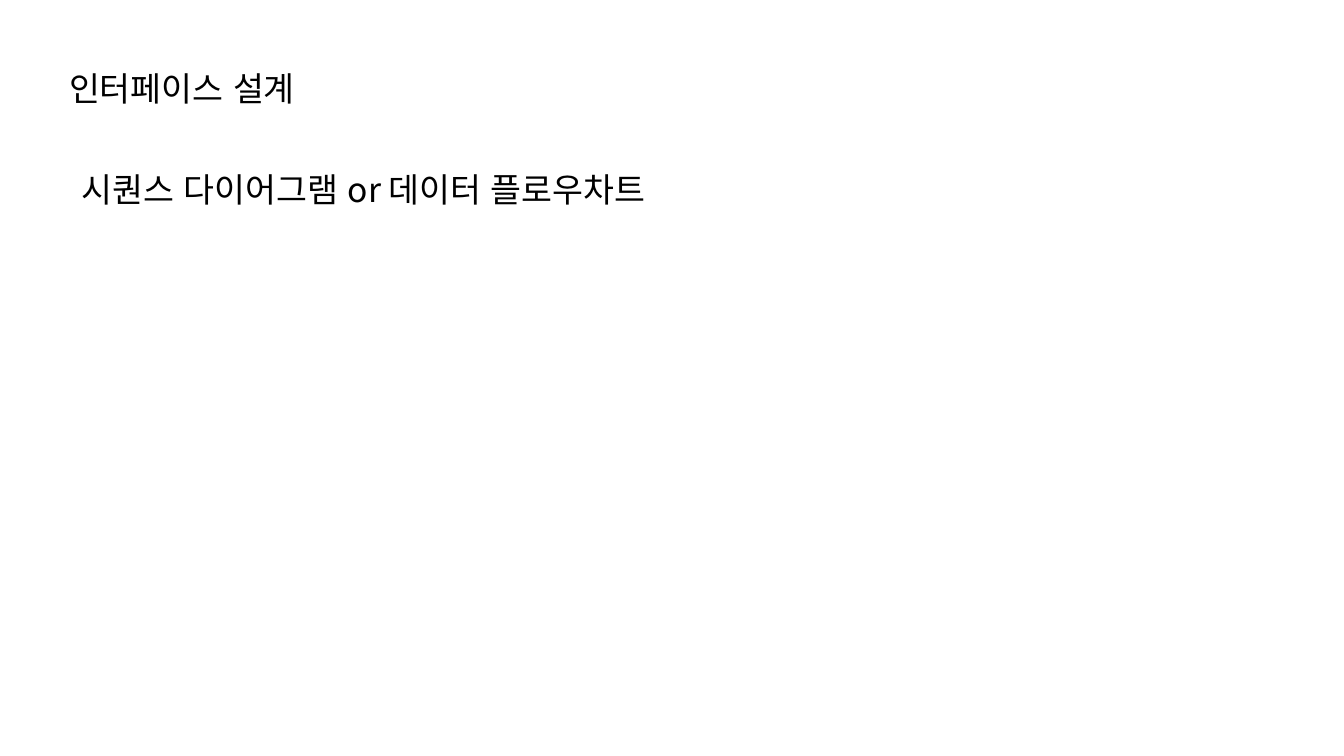
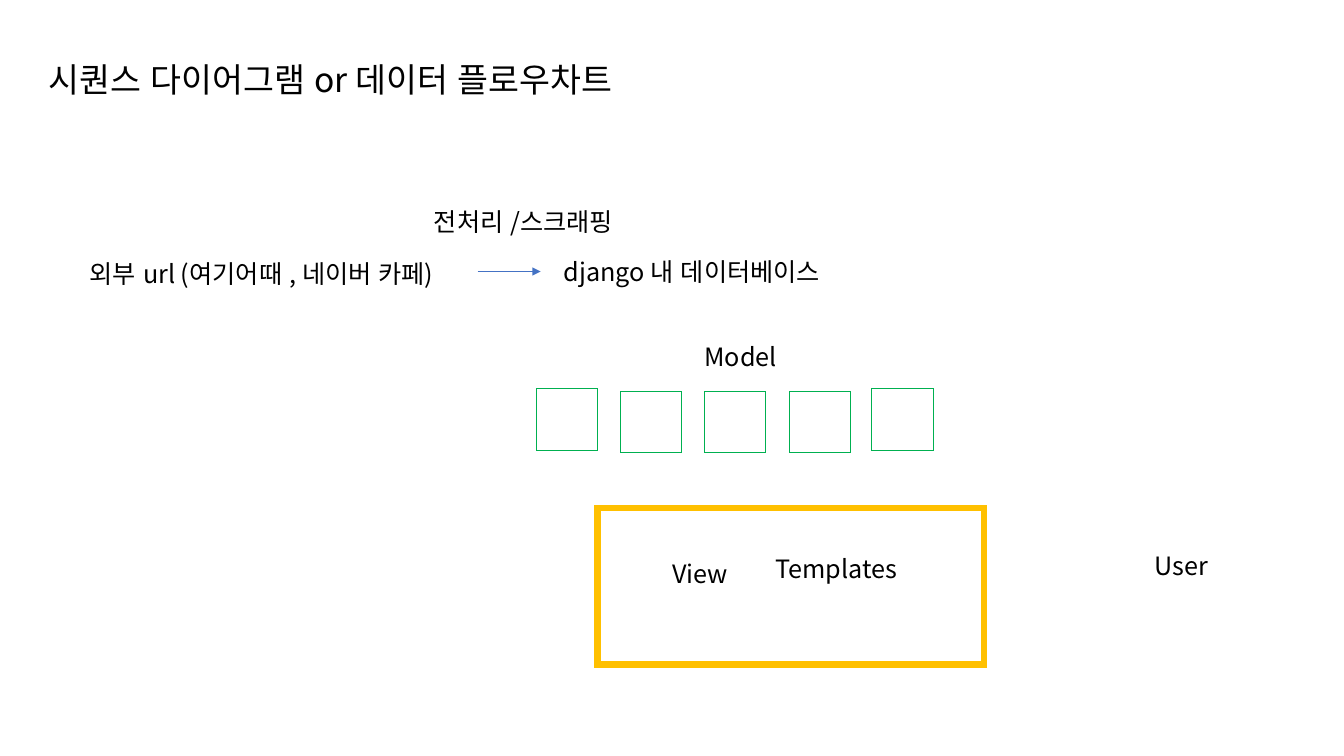
Before and after one commit to bomiiisong/Airbnb, a slide deck: slide 19 of presentation_template.pptx (slide 13 before the commit). Drawn at 1344x756 pixels with LibreOffice and Linux fonts; fonts in the diff are those of the drawing. Boxes give left, top, right and bottom in pixels: in the first picture for what was removed or moved away, otherwise in the second. Text is boxed around its words. In the diff, an @@ line names an element or a change of style, - is before the commit and + after.

Commit message:
2021-02-15

```diff
--- a/presentation_template.pptx
+++ b/presentation_template.pptx
@@ text "시퀀스 다이어그램 or 데이터 플로우차트": place and size @@
-text "시퀀스 다이어그램 or 데이터 플로우차트" at bbox=[82, 174, 646, 205]
+text "시퀀스 다이어그램 or 데이터 플로우차트" at bbox=[48, 64, 612, 95]
@@ text removed at bbox=[69, 73, 295, 104] @@
-인터페이스 설계
@@ text added at bbox=[434, 210, 614, 236], 18 pt, text #000000 @@
+전처리 /스크래핑
@@ text added at bbox=[90, 262, 434, 288], 18 pt, text #000000 @@
+외부 url (여기어때 , 네이버 카페)
@@ text added at bbox=[564, 260, 820, 287], 18 pt, text #000000 @@
+django 내 데이터베이스
@@ arrow added from (478, 271) to (540, 271), #4472C4 0.5 pt @@
@@ text added at bbox=[704, 346, 776, 367], 18 pt, text #000000 @@
+Model
@@ rectangle added at bbox=[536, 389, 598, 451], outline #00B050 0.75 pt @@
@@ rectangle added at bbox=[872, 389, 934, 451], outline #00B050 0.75 pt @@
@@ rectangle added at bbox=[620, 391, 682, 453], outline #00B050 0.75 pt @@
@@ rectangle added at bbox=[705, 391, 766, 453], outline #00B050 0.75 pt @@
@@ rectangle added at bbox=[789, 391, 851, 453], outline #00B050 0.75 pt @@
@@ rectangle added at bbox=[598, 508, 984, 664], outline #FFC000 4.5 pt @@
@@ text added at bbox=[672, 563, 728, 584], 18 pt, text #000000 @@
+View
@@ text added at bbox=[775, 558, 897, 584], 18 pt, text #000000 @@
+Templates
@@ text added at bbox=[1155, 556, 1209, 576], 18 pt, text #000000 @@
+User
```
Also in this commit, not shown: 5 other slides changed, 5 slides added.
